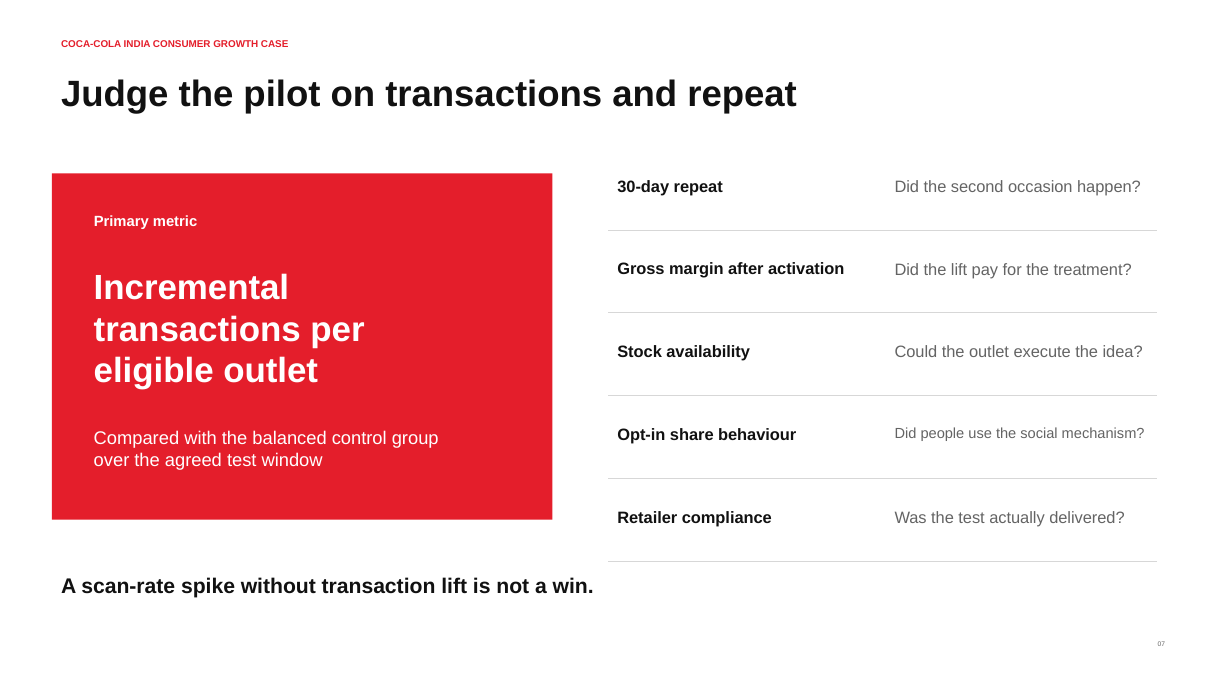
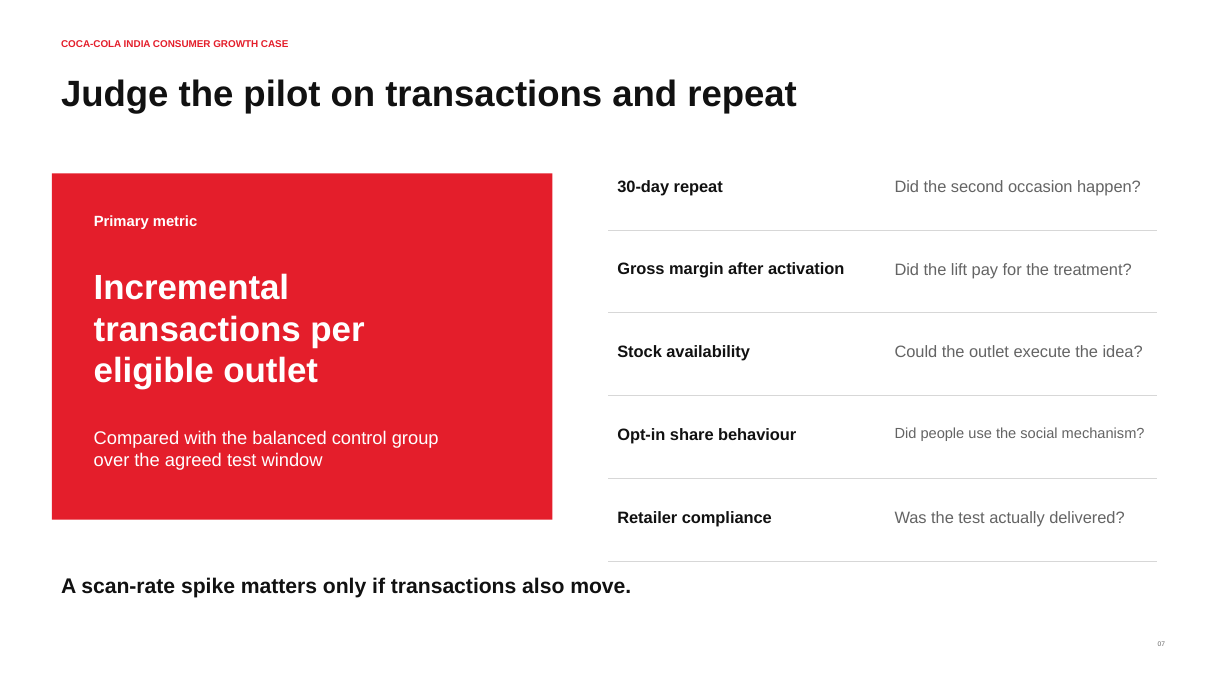
Before and after one commit to Kayofficial101/coca-cola-india-consumer-growth-case, a slide deck: slide 7 of deck/coca-cola-india-occasion-to-habit-case.pptx. Drawn at 1232x693 pixels with LibreOffice and Linux fonts; fonts in the diff are those of the drawing. Boxes give left, top, right and bottom in pixels: in the first picture for what was removed or moved away, otherwise in the second. Text is boxed around its words. In the diff, an @@ line names an element or a change of style, - is before the commit and + after.

```diff
--- a/deck/coca-cola-india-occasion-to-habit-case.pptx
+++ b/deck/coca-cola-india-occasion-to-habit-case.pptx
@@ text at [61, 577, 631, 598]: text changed @@
-A scan-rate spike without transaction lift is not a win.
+A scan-rate spike matters only if transactions also move.
```
Also in this commit, not shown: 9 other slides changed, 4 other files.
